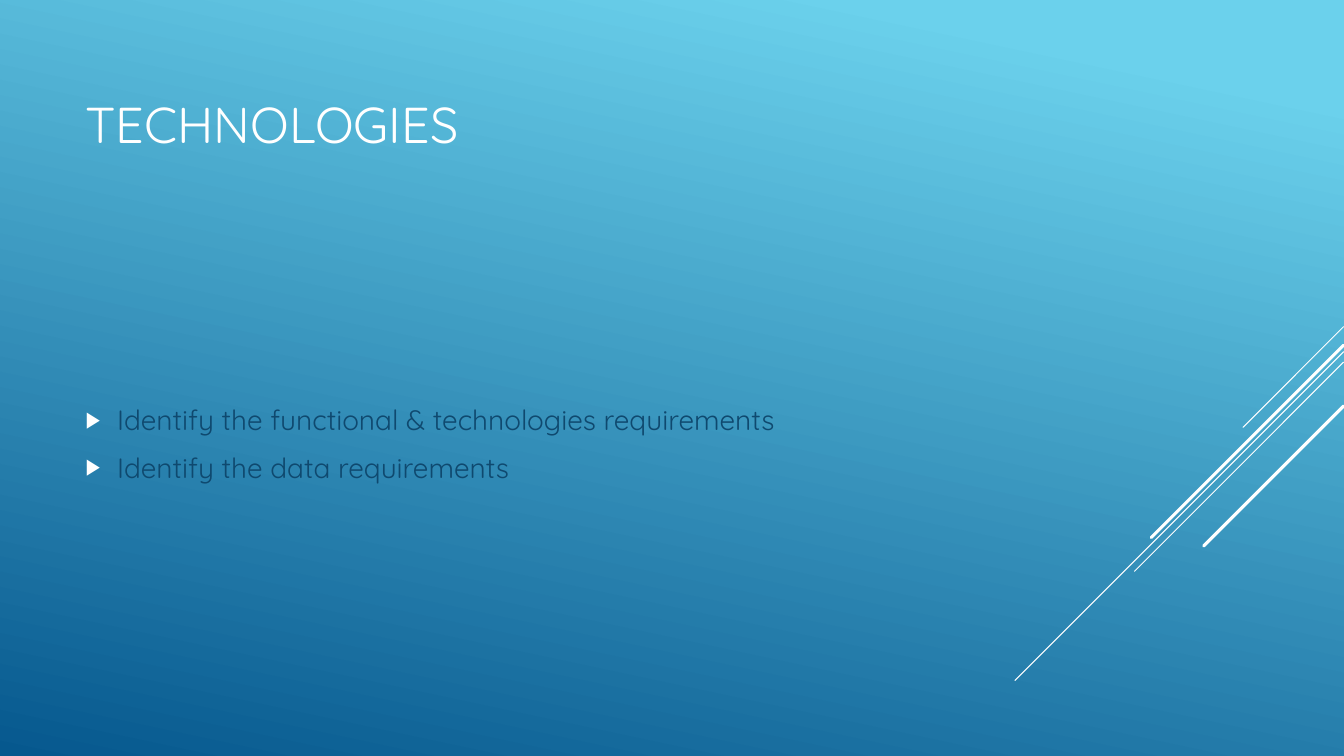
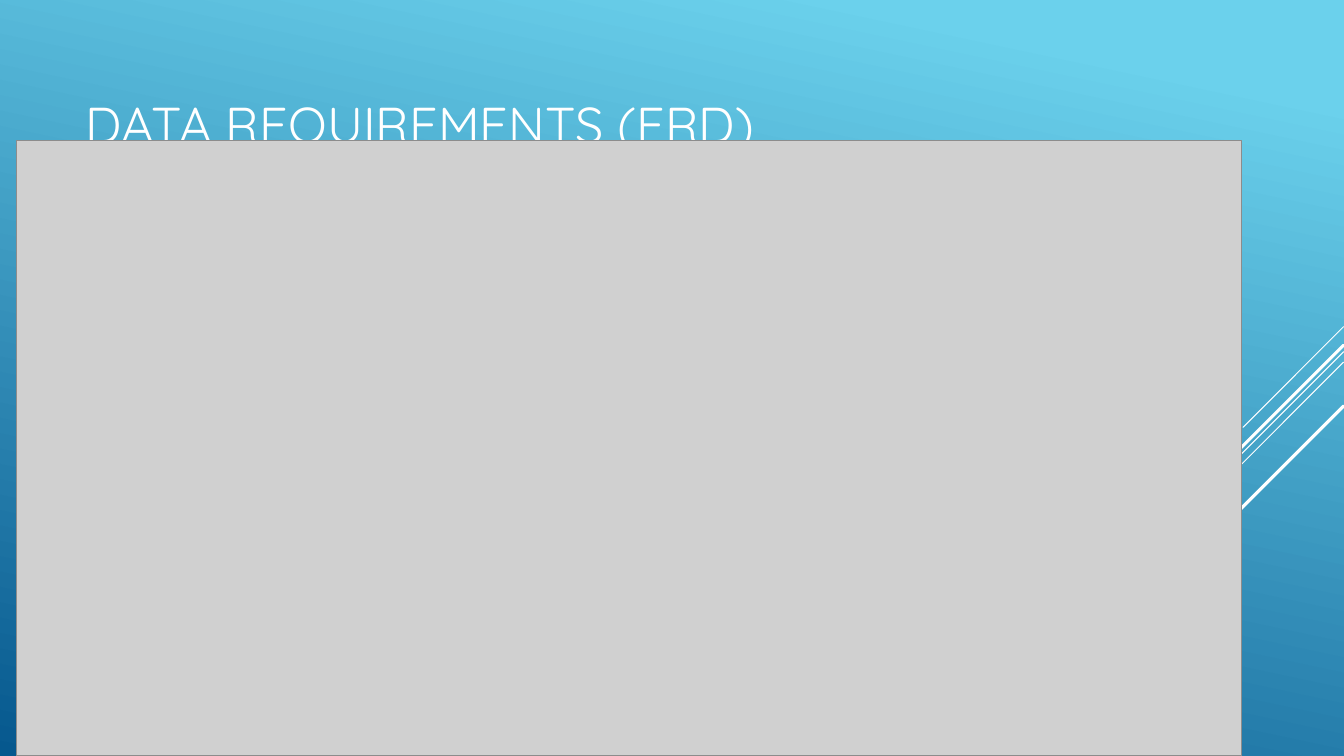
Before and after one commit to DCAL12/Resource-Management, a slide deck: slide 9 of ResourceManagementPresentation.pptx (slide 8 before the commit). Drawn at 1344x756 pixels with LibreOffice and Linux fonts; fonts in the diff are those of the drawing; grey boxes stand for pictures. Boxes give left, top, right and bottom in pixels: in the first picture for what was removed or moved away, otherwise in the second. Text is boxed around its words. In the diff, an @@ line names an element or a change of style, - is before the commit and + after.

```diff
--- a/ResourceManagementPresentation.pptx
+++ b/ResourceManagementPresentation.pptx
@@ title at (86, 107, 754, 157): text changed @@
-TECHNOLOGIES
+DATA REQUIREMENTS (ERD)
@@ picture added at (16, 140, 1241, 756) @@
@@ text removed at (117, 409, 775, 483) @@
-▶ Identify the functional & technologies requirements
-▶ Identify the data requirements
```
Also in this commit, not shown: 1 slide added, 1 other file.
